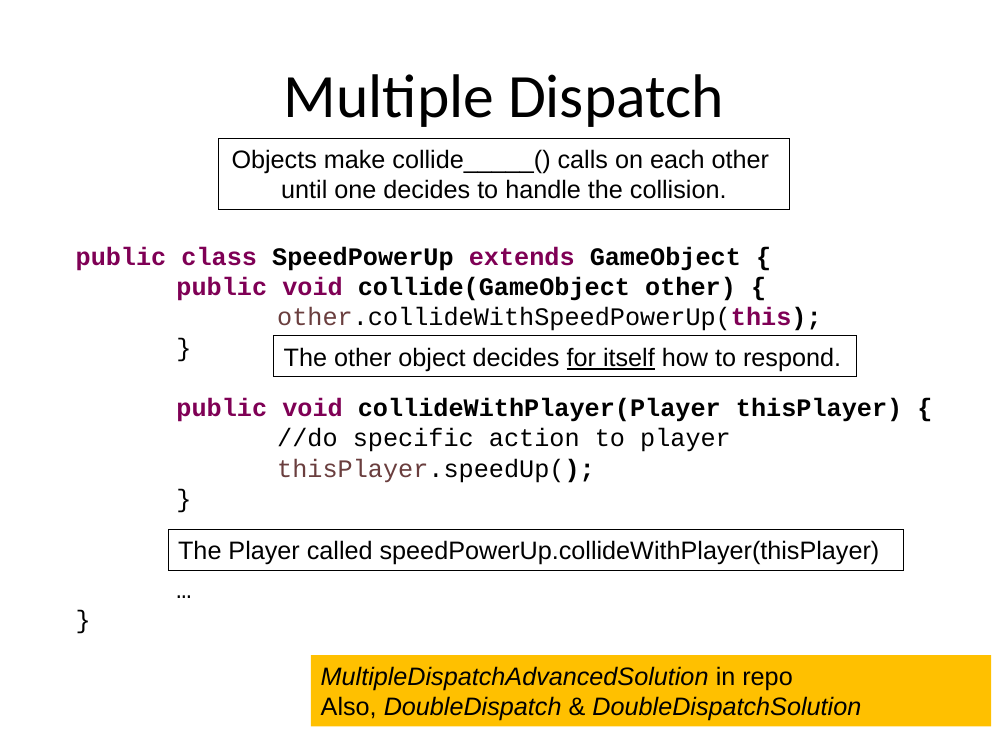
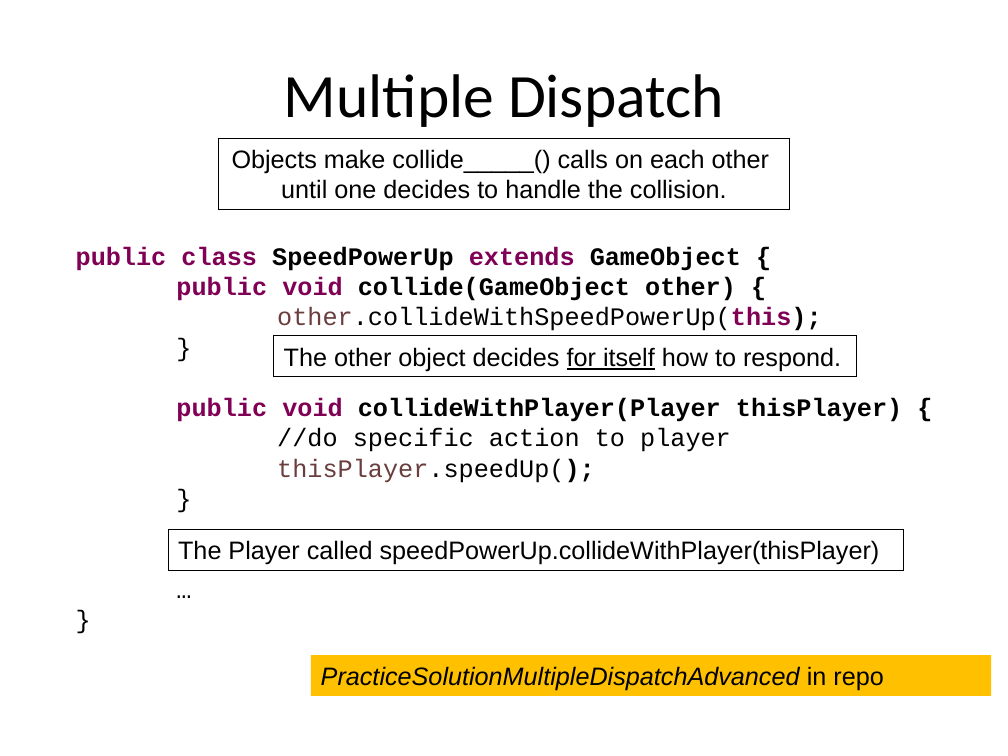
Before and after one commit to RHIT-CSSE/csse220, a slide deck: slide 11 of ClassMaterials/CollisionHandling/Slides/Part3-MultipleDispatch.pptx. Drawn at 1008x756 pixels with LibreOffice and Linux fonts; fonts in the diff are those of the drawing. Boxes give left, top, right and bottom in pixels: in the first picture for what was removed or moved away, otherwise in the second. Text is boxed around its words. In the diff, an @@ line names an element or a change of style, - is before the commit and + after.

Commit message:
updated slides

```diff
--- a/ClassMaterials/CollisionHandling/Slides/Part3-MultipleDispatch.pptx
+++ b/ClassMaterials/CollisionHandling/Slides/Part3-MultipleDispatch.pptx
@@ rectangle "PracticeSolutionMultipleDispatchAdvanced in repo": place and size @@
-rectangle "PracticeSolutionMultipleDispatchAdvanced in repo" at bbox=[310, 655, 991, 727]
+rectangle "PracticeSolutionMultipleDispatchAdvanced in repo" at bbox=[310, 655, 991, 696]
@@ text in rectangle at bbox=[321, 666, 883, 691]: text changed @@
-MultipleDispatchAdvancedSolution in repo
-Also, DoubleDispatch & DoubleDispatchSolution
+PracticeSolutionMultipleDispatchAdvanced in repo
```
Also in this commit, not shown: 6 other files.
